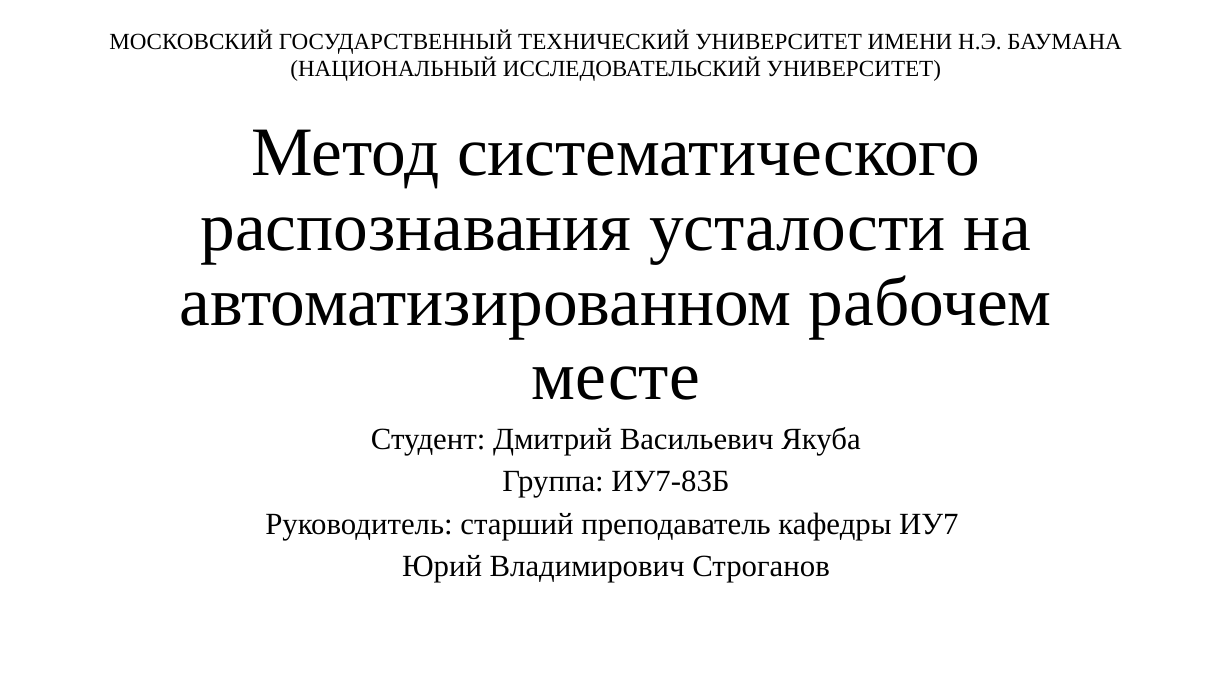
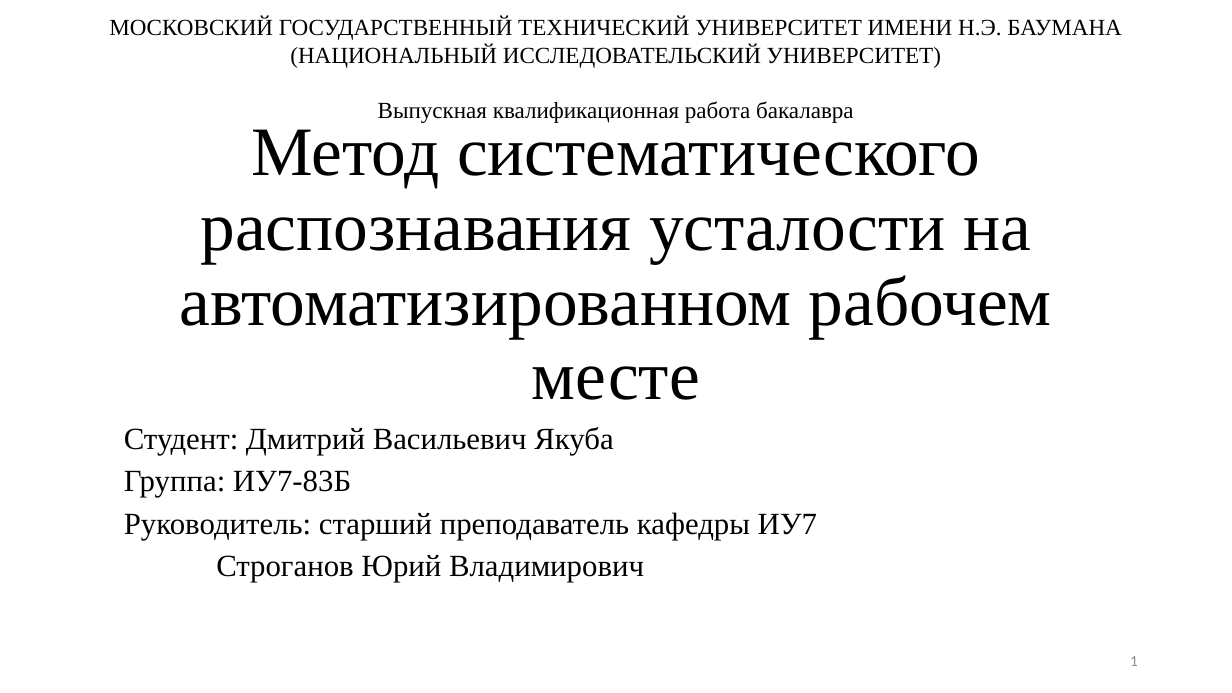
Before and after one commit to TheSawIsTheLaw/FatigueRecognitionSystem, a slide deck: slide 1 of Presentation/presentation.pptx. Drawn at 1232x693 pixels with LibreOffice and Linux fonts; fonts in the diff are those of the drawing. Boxes give left, top, right and bottom in pixels: in the first picture for what was removed or moved away, otherwise in the second. Text is boxed around its words. In the diff, an @@ line names an element or a change of style, - is before the commit and + after.

```diff
--- a/Presentation/presentation.pptx
+++ b/Presentation/presentation.pptx
@@ text "МОСКОВСКИЙ ГОСУДАРСТВЕННЫЙ ТЕХНИЧЕСКИЙ УНИВЕРСИТЕТ ИМЕНИ ...": place and size @@
-text "МОСКОВСКИЙ ГОСУДАРСТВЕННЫЙ ТЕХНИЧЕСКИЙ УНИВЕРСИТЕТ ИМЕНИ ..." at [109,30,1122,81]
+text "МОСКОВСКИЙ ГОСУДАРСТВЕННЫЙ ТЕХНИЧЕСКИЙ УНИВЕРСИТЕТ ИМЕНИ ..." at [109,17,1122,123]
@@ text at [378,101,854,123]: paragraph added @@
+Выпускная квалификационная работа бакалавра
@@ subtitle at [124,427,817,540]: alignment centre to left @@
@@ subtitle at [216,555,644,582]: text changed @@
-Юрий Владимирович Строганов
+Строганов Юрий Владимирович
@@ page number added at [1130,656,1138,666], 12 pt, text #8C8C8C @@
+1
```
Also in this commit, not shown: 1 other slide changed, 12 slides added, 4 slides removed, 1 other file.
